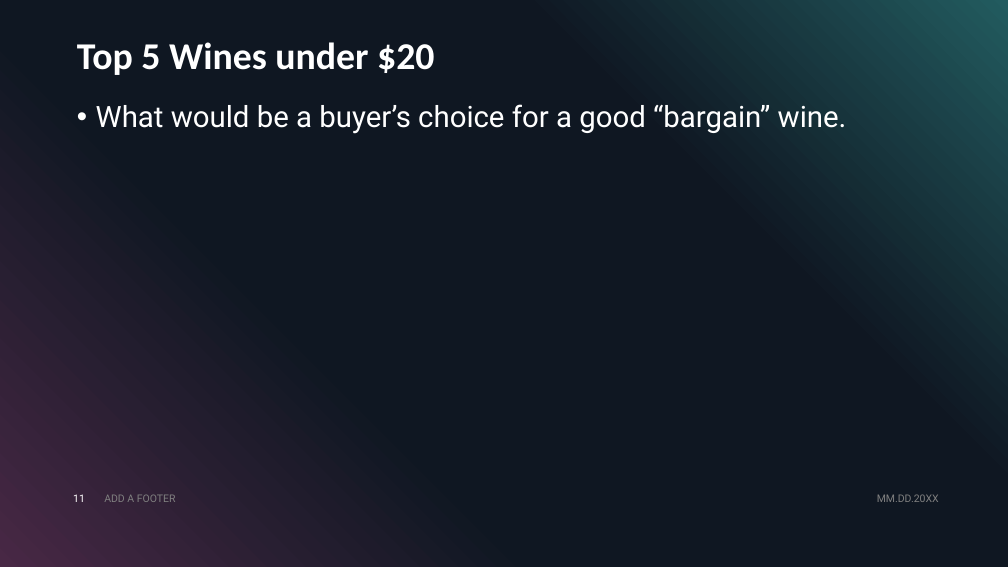
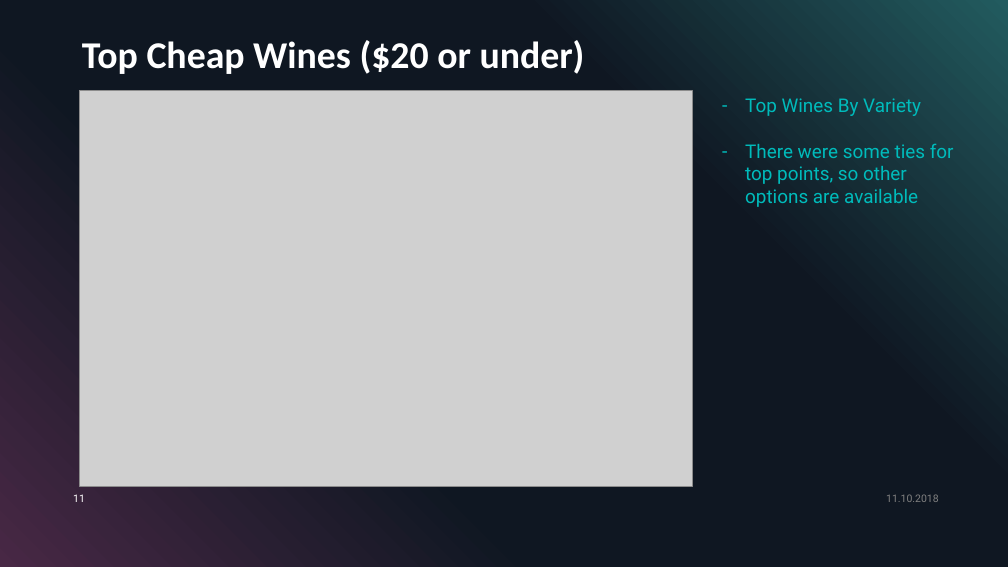
Before and after one commit to madengr00/PourTaste, a slide deck: slide 11 of Output/pourtaste.pptx. Drawn at 1008x567 pixels with LibreOffice and Linux fonts; fonts in the diff are those of the drawing; grey boxes stand for pictures. Boxes give left, top, right and bottom in pixels: in the first picture for what was removed or moved away, otherwise in the second. Text is boxed around its words. In the diff, an @@ line names an element or a change of style, - is before the commit and + after.

Commit message:
added top wine files

```diff
--- a/Output/pourtaste.pptx
+++ b/Output/pourtaste.pptx
@@ title at (82,40,585,74): text changed @@
-Top 5 Wines under $20
+Top Cheap Wines ($20 or under)
@@ picture added at (79,90,693,486) @@
@@ text removed at (96,104,847,134) @@
-• What would be a buyer’s choice for a good “bargain” wine.
@@ text added at (745,98,954,207), 18 pt, text #00BBBB @@
+– Top Wines By Variety
+– There were some ties for top points, so other options are available
@@ text removed at (104,494,176,502) @@
-ADD A FOOTER
@@ text at (886,494,939,502): text changed @@
-MM.DD.20XX
+11.10.2018
```
Also in this commit, not shown: 5 other slides changed, 3 other files.
